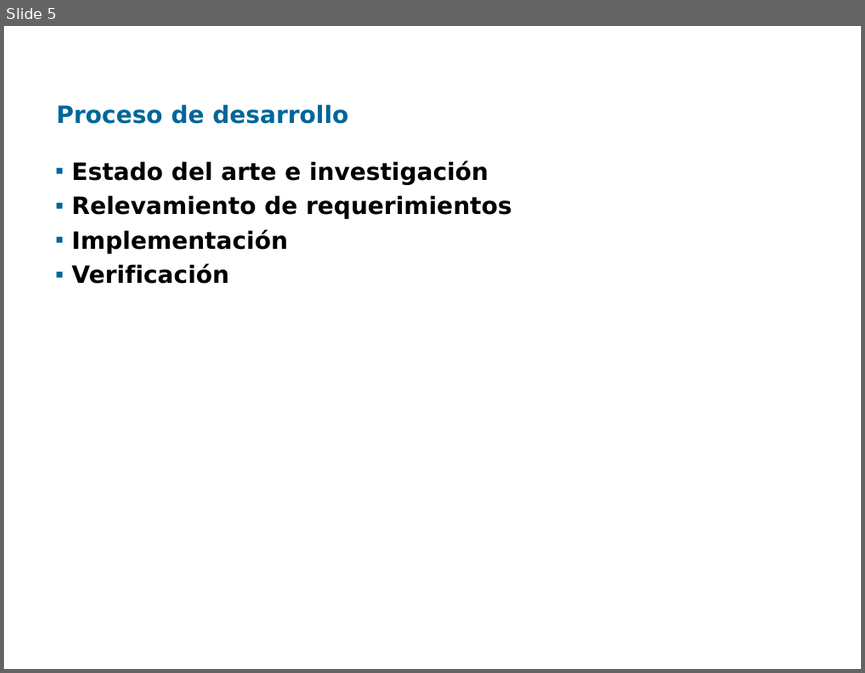
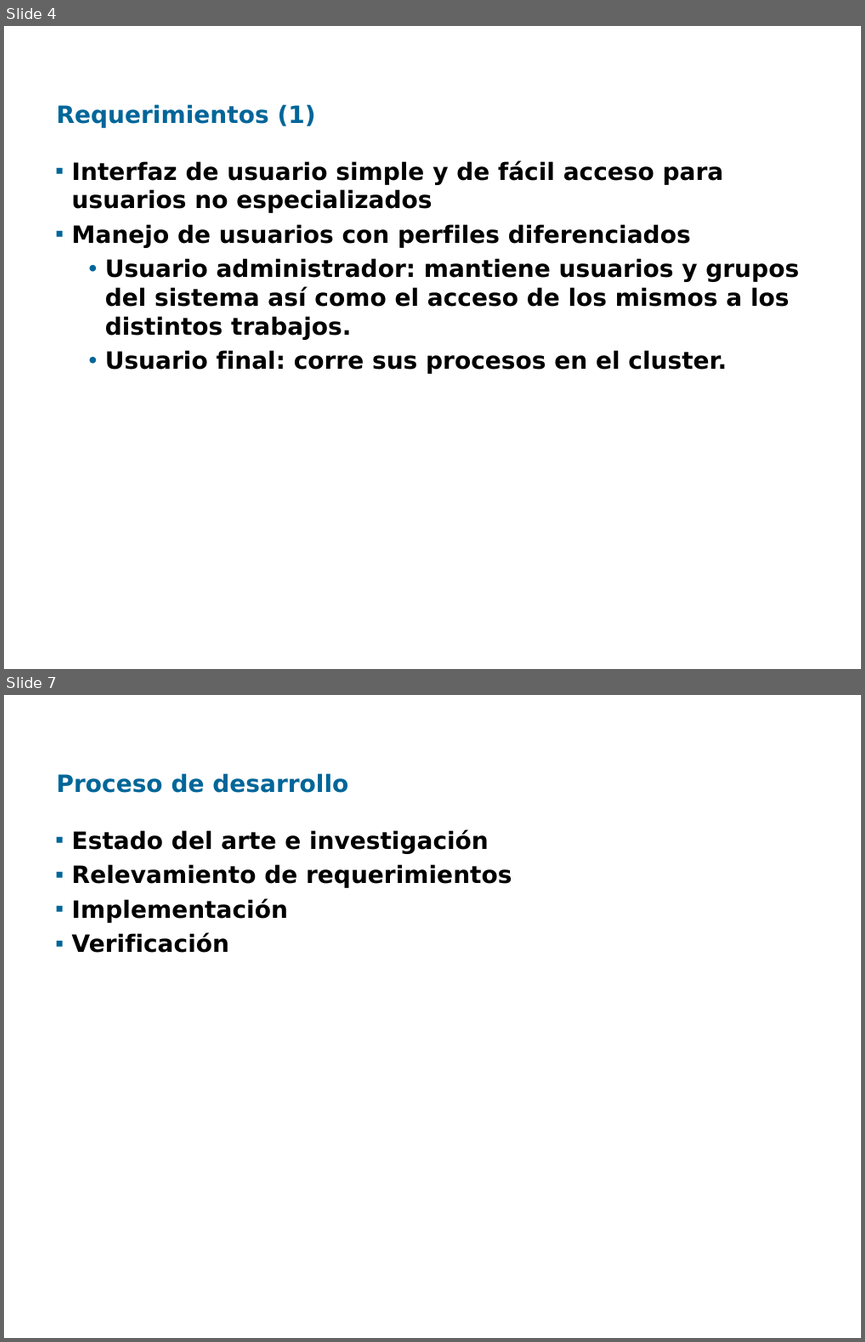
Before and after one commit to santiago-iturriaga/pgruso2007, a slide deck: Documentacion/Interfaz de acceso.ppt. Shown one above the other, each under a label of ours: slide 5 before the commit, slides 4 and 7 after it; the slides between them are not shown. The pictures are 865x673 and 865x1342 pixels, drawn with LibreOffice and Linux fonts; fonts in the diff are those of the drawing; background and template pictures are left out. Boxes give left, top, right and bottom in pixels: in the first picture for what was removed or moved away, otherwise in the second. Text is boxed around its words. In the diff, an @@ line names an element or a change of style, - is before the commit and + after.

```diff
--- a/Documentacion/Interfaz de acceso.ppt
+++ b/Documentacion/Interfaz de acceso.ppt
@@ slide 4 added at [4,26,861,669], background picture (left out) @@
@@ title added at [57,104,316,128], 20 pt, text #006699, bold @@
+Requerimientos (1)
@@ text added at [72,160,799,374], 20 pt, text #000000, bold @@
+▪ Interfaz de usuario simple y de fácil acceso para usuarios no especializados
+▪ Manejo de usuarios con perfiles diferenciados
+  • Usuario administrador: mantiene usuarios y grupos del sistema así como el acceso de los mismos a los distintos trabajos.
+  • Usuario final: corre sus procesos en el cluster.
@@ what was slide 5 is now slide 7 @@
```
Also in this commit, not shown: 1 slide changed, 1 other slide added.
